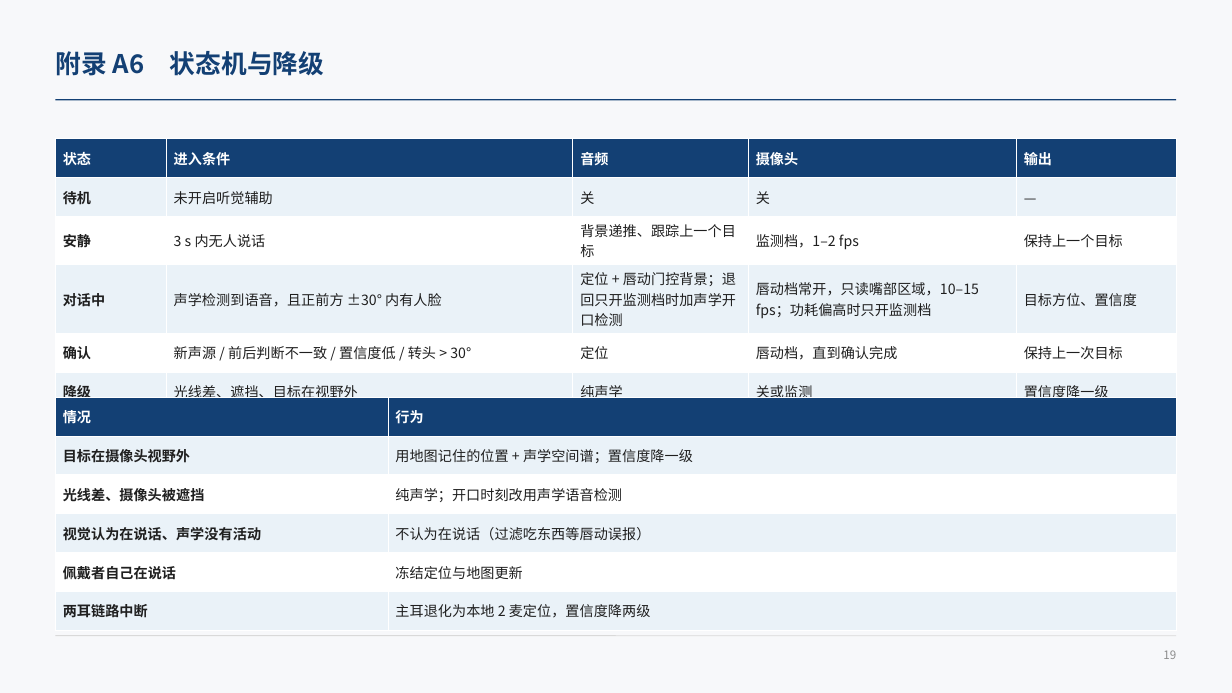
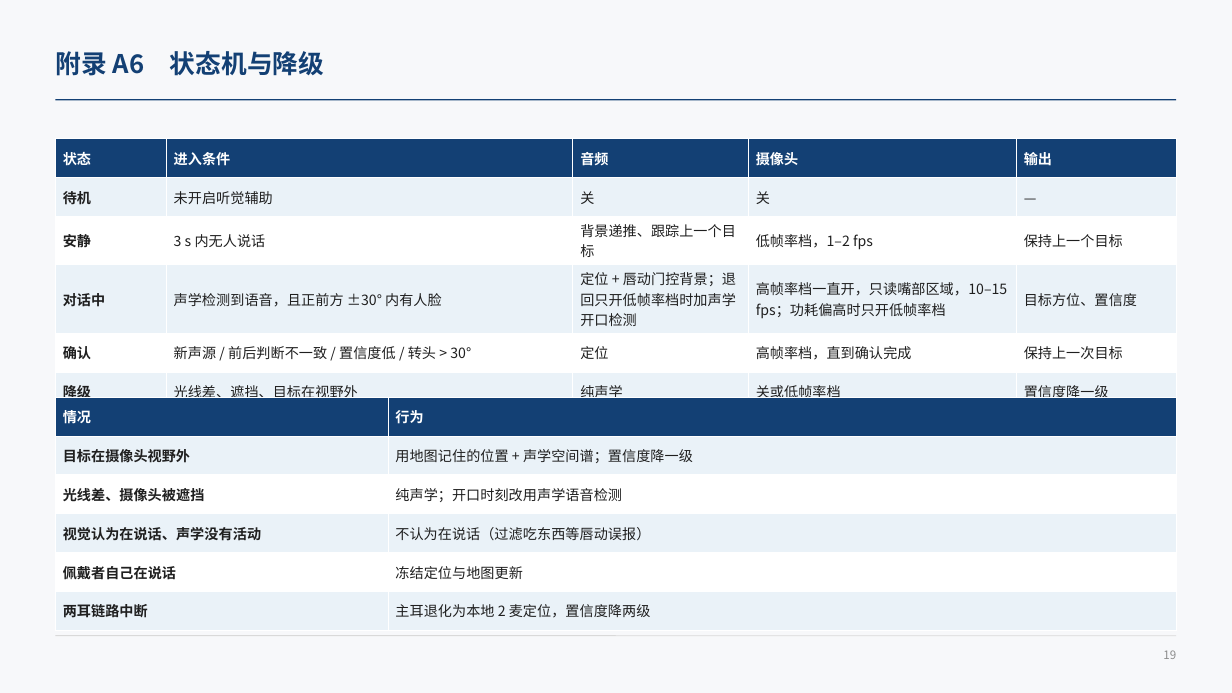
Before and after one commit to ZeroFoxxi/ssl-scene1, a slide deck: slide 19 of 02_耳机声源定位/耳机摄像头听觉辅助_整体设计方案.pptx. Drawn at 1232x693 pixels with LibreOffice and Linux fonts; fonts in the diff are those of the drawing. Boxes give left, top, right and bottom in pixels: in the first picture for what was removed or moved away, otherwise in the second. Text is boxed around its words. In the diff, an @@ line names an element or a change of style, - is before the commit and + after.

```diff
--- a/02_耳机声源定位/耳机摄像头听觉辅助_整体设计方案.pptx
+++ b/02_耳机声源定位/耳机摄像头听觉辅助_整体设计方案.pptx
@@ table at (x1=55, y1=139, x2=1177, y2=405) @@
-row 3, column 4: 监测档，1–2 fps
+row 3, column 4: 低帧率档，1–2 fps
-row 4, column 3: 定位 + 唇动门控背景；退回只开监测档时加声学开口检测
+row 4, column 3: 定位 + 唇动门控背景；退回只开低帧率档时加声学开口检测
-row 4, column 4: 唇动档常开，只读嘴部区域，10–15 fps；功耗偏高时只开监测档
+row 4, column 4: 高帧率档一直开，只读嘴部区域，10–15 fps；功耗偏高时只开低帧率档
-row 5, column 4: 唇动档，直到确认完成
+row 5, column 4: 高帧率档，直到确认完成
-row 6, column 4: 关或监测
+row 6, column 4: 关或低帧率档
```
Also in this commit, not shown: 10 other slides changed, 1 slide added, 12 other files.
